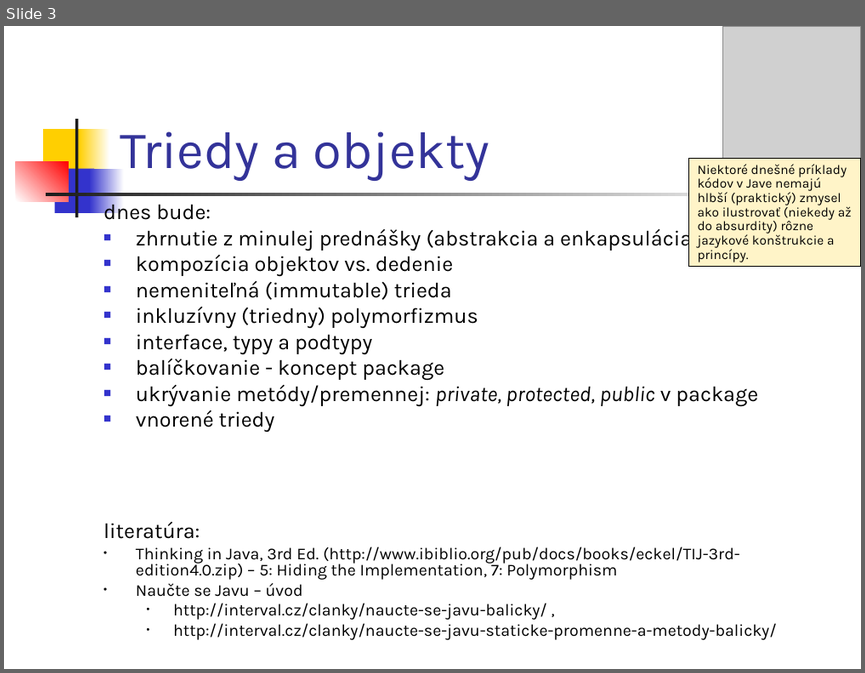
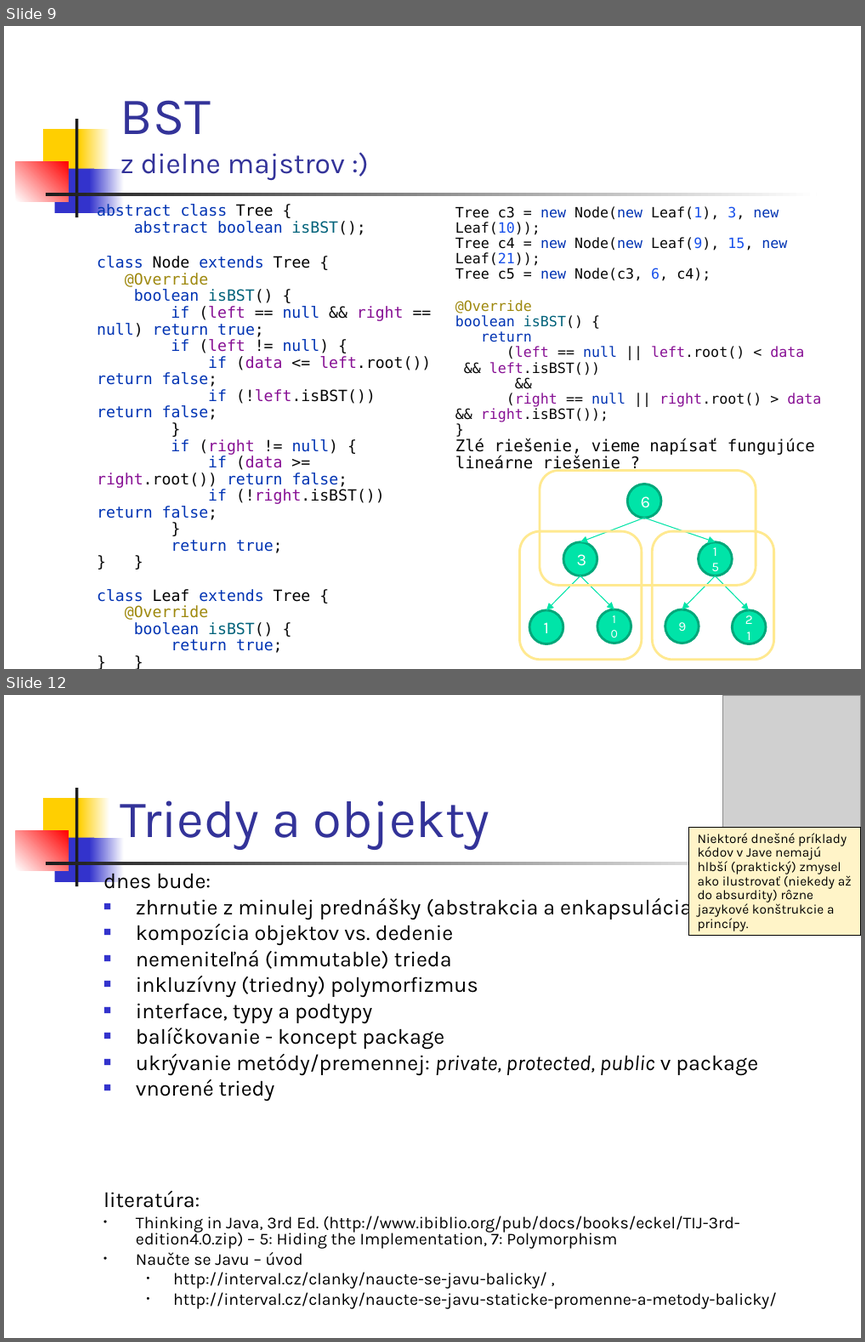
Before and after one commit to Programovanie4/Prednasky, a slide deck: 04/04_java.ppt. Shown one above the other, each under a label of ours: slide 3 before the commit, slides 9 and 12 after it; the slides between them are not shown. The pictures are 865x673 and 865x1342 pixels, drawn with LibreOffice and Linux fonts; fonts in the diff are those of the drawing; grey boxes stand for pictures. Boxes give left, top, right and bottom in pixels: in the first picture for what was removed or moved away, otherwise in the second. Text is boxed around its words. In the diff, an @@ line names an element or a change of style, - is before the commit and + after.

```diff
--- a/04/04_java.ppt
+++ b/04/04_java.ppt
@@ slide 9 added at [4,26,861,669], background #FFFFFF; not listed: 7 template elements that a slide beside it also shows @@
@@ rectangle added at [4,30,21,64], fill #FFFFFF @@
@@ title added at [120,100,345,180], 24 pt, text #333399 @@
+BST
+z dielne majstrov :)
@@ text added at [97,204,431,652], 12.9 pt, text #0033B3 @@
+abstract class Tree {
+abstract boolean isBST();
+class Node extends Tree {
+@Override
+boolean isBST() {
+if (left == null && right == null) return true;
+if (left != null) {
+if (data <= left.root()) return false;
+if (!left.isBST()) return false;
+}
+if (right != null) {
+if (data >= right.root()) return false;
+if (!right.isBST()) return false;
+}
+return true;
+} }
+class Leaf extends Tree {
+@Override
+boolean isBST() {
+return true;
+} }
@@ text added at [455,206,821,469], 11.9 pt, text #080808 @@
+Tree c3 = new Node(new Leaf(1), 3, new Leaf(10));
+Tree c4 = new Node(new Leaf(9), 15, new Leaf(21));
+Tree c5 = new Node(c3, 6, c4);
+@Override
+boolean isBST() {
+return
+(left == null || left.root() < data && left.isBST())
+&&
+(right == null || right.root() > data && right.isBST());
+}
+Zlé riešenie, vieme napísať fungujúce lineárne riešenie ?
@@ rounded rectangle added at [540,470,755,584], outline #FFE990 2.01 pt @@
@@ ellipse added at [627,483,660,517], fill #00E4A8, outline #00A77A 2.01 pt, 14 pt, text #FFFFFF @@
+6
@@ freeform shape added at [520,531,642,658], outline #FFE990 2.01 pt @@
@@ arrow added from (644, 518) to (579, 542), #00E4A7 0.74 pt @@
@@ arrow added from (644, 518) to (715, 542), #00E4A7 0.74 pt @@
@@ freeform shape added at [652,531,773,658], outline #FFE990 2.01 pt @@
@@ ellipse added at [563,542,597,575], fill #00E4A8, outline #00A77A 2.01 pt, 14 pt, text #FFFFFF @@
+3
@@ ellipse added at [698,542,732,575], fill #00E4A8, outline #00A77A 2.01 pt, 11 pt, text #FFFFFF @@
+15
@@ arrow added from (579, 575) to (546, 609), #00E4A7 0.74 pt @@
@@ arrow added from (579, 575) to (614, 609), #00E4A7 0.74 pt @@
@@ arrow added from (715, 575) to (681, 609), #00E4A7 0.74 pt @@
@@ arrow added from (715, 575) to (749, 609), #00E4A7 0.74 pt @@
@@ ellipse added at [529,609,562,643], fill #00E4A8, outline #00A77A 2.01 pt, 14 pt, text #FFFFFF @@
+1
@@ ellipse added at [597,609,630,643], fill #00E4A8, outline #00A77A 2.01 pt, 10 pt, text #FFFFFF @@
+10
@@ ellipse added at [665,609,698,643], fill #00E4A8, outline #00A77A 2.01 pt, 11 pt, text #FFFFFF @@
+9
@@ ellipse added at [732,609,765,643], fill #00E4A8, outline #00A77A 2.01 pt, 11 pt, text #FFFFFF @@
+21
@@ what was slide 3 is now slide 12 @@
```
Also in this commit, not shown: 1 slide changed, 10 other slides added, 1 slide removed, 2 other files.
